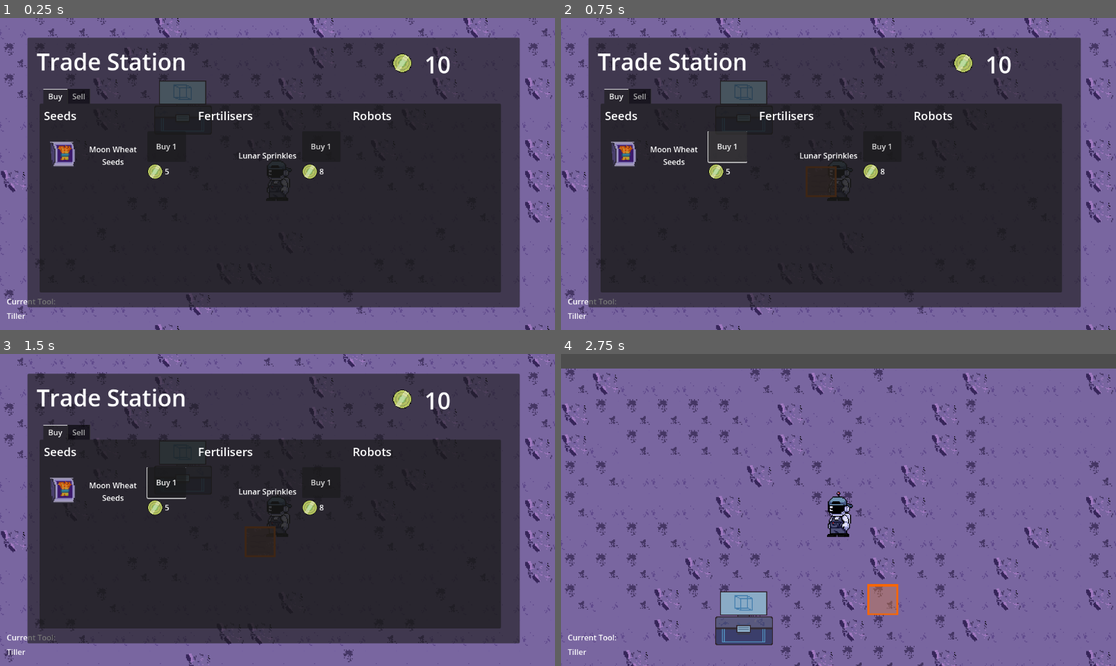
Above: before the commit, frames 1-4 (two rows, left to right).
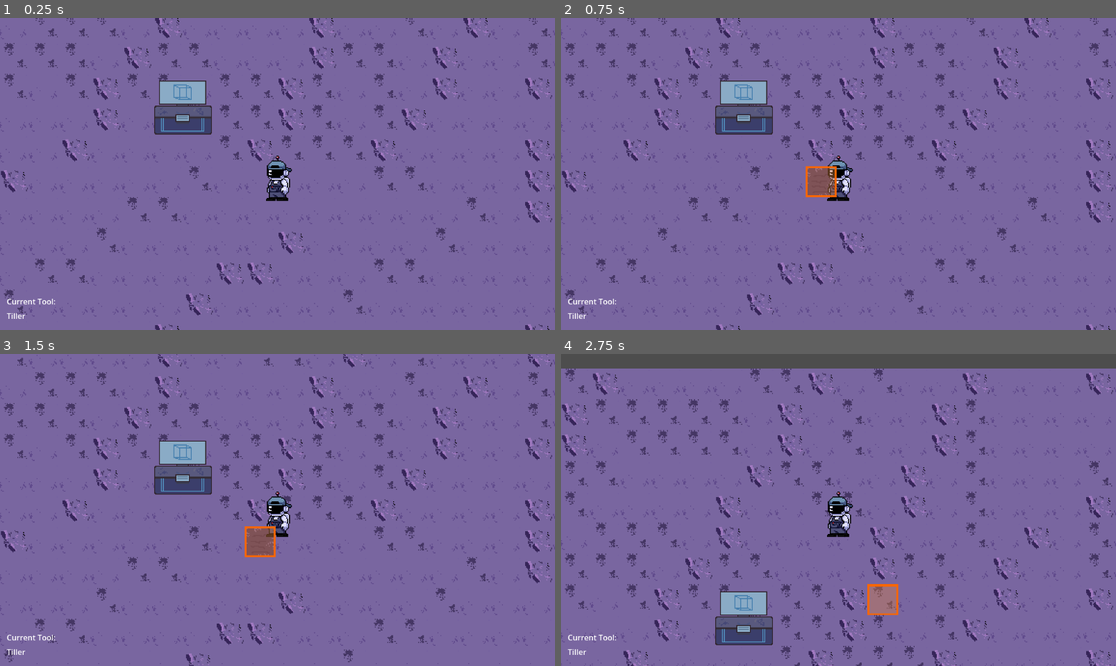
Above: after the commit, the same moments.

Repository: DevFTB/Moonbeam-Meadows
Game: Godot game, scene res://Level/moon.tscn
Same seed, same stepped clock (60 frames per second), same inputs: the game is played once before the commit and once after it.
Inputs (mouse positions are in pixels of both pictures, inside the frame that each line leads up to):
- Up to frame 1 (0.25 s): no input
- Up to frame 2 (0.75 s): click (727, 145) at 0.5 s, where only the run before the commit has a clickable "Buy 1"
- Up to frame 3 (1.5 s): tap Enter at 1.25 s; move the mouse to (249, 572) at 1.27 s; hold W (move_up) from 1.28 s (still down); hold E (interact) from 1.28 s (still down); click (249, 572) at 1.42 s
- Up to frame 4 (2.75 s): keep holding W (move_up); move the mouse to (1005, 556) at 2.02 s; release E (interact) at 2.03 s; tap 1 (select_tool1) at 2.1 s

The runs differ from the first frame. In frame 1, 77% of the frame differs, in the area x 4-94%, y 6-93%; in frame 2, 77%; in frame 3, 77%; in frame 4, nothing differs.
Error before the commit: Invalid call. Nonexistent function 'get_interacting_player' in base 'Nil'. (res://Level/Trade)

Commit message:
fixed buying crash bug

Diff:
--- a/Level/Crops/CropResource.gd
+++ b/Level/Crops/CropResource.gd
@@ -20,6 +20,3 @@
 	stage_textures = p_stage_textures
 	rate_of_growth = p_rate_of_growth
 	dehydration_rate = p_dehydration_rate
-
-func get_display_name():
-	return crop_name
--- a/Level/Trade Station/TradeStationGUI.gd
+++ b/Level/Trade Station/TradeStationGUI.gd
@@ -33,9 +33,7 @@
 func set_trade_station(new_trade_station: Node):
 	trade_station = new_trade_station
 
-	for child in buy_seed_parent.get_children():
-		child.set_trade_station(new_trade_station)
-
-	for child in sell_seed_parent.get_children():
-		child.set_trade_station(new_trade_station)
+	for parent in [buy_seed_parent, buy_fertiliser_parent, buy_robots_parent, sell_seed_parent]:
+		for child in parent.get_children():
+			child.set_trade_station(trade_station)
 	pass
--- a/Level/moon.tscn
+++ b/Level/moon.tscn
@@ -298,6 +298,7 @@
 layout_mode = 2
 
 [node name="TradeStationGUI" type="Panel" parent="CanvasLayer/GUI" node_paths=PackedStringArray("buy_seed_parent", "buy_fertiliser_parent", "buy_robots_parent", "sell_seed_parent")]
+visible = false
 layout_mode = 1
 anchors_preset = 15
 anchor_right = 1.0
